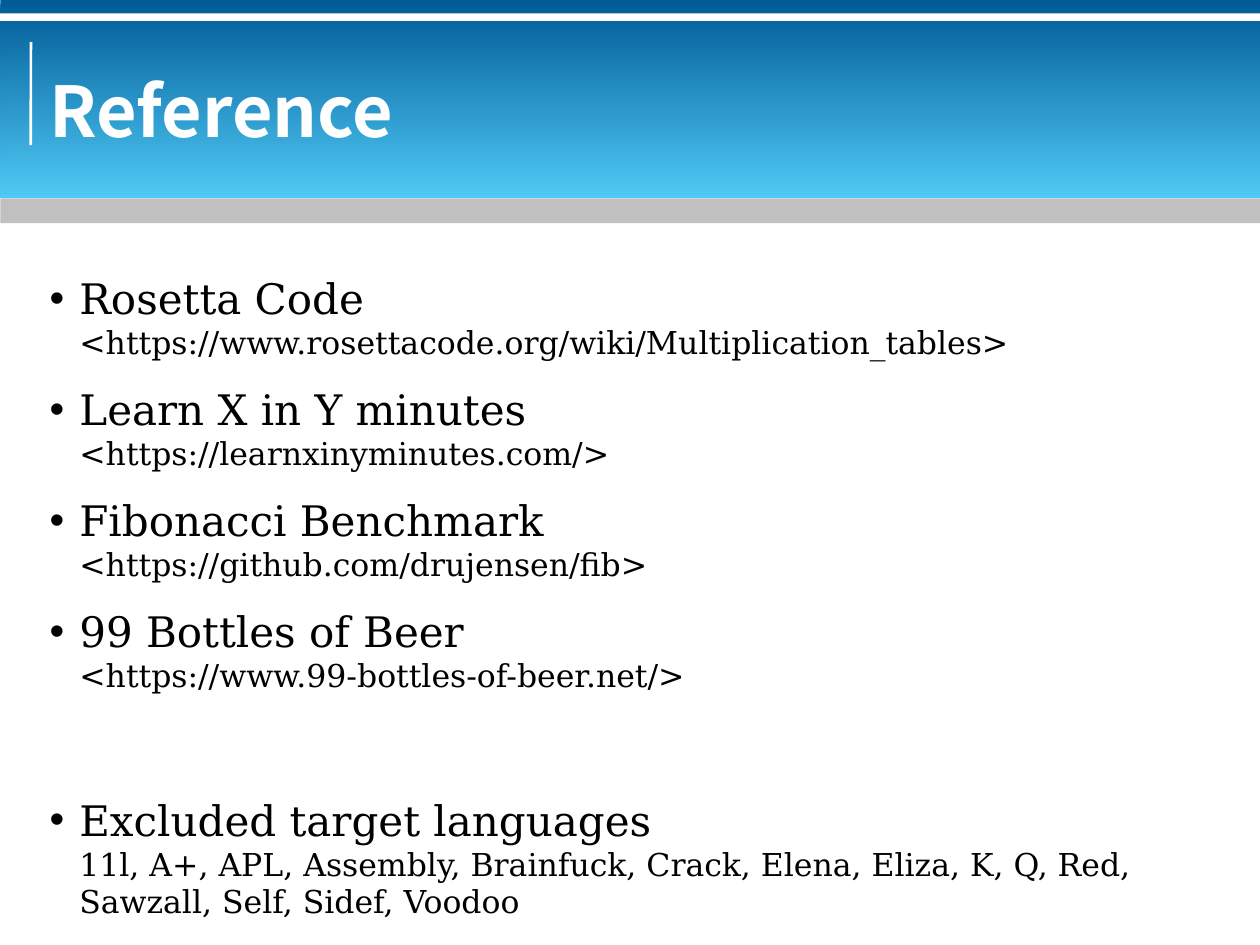
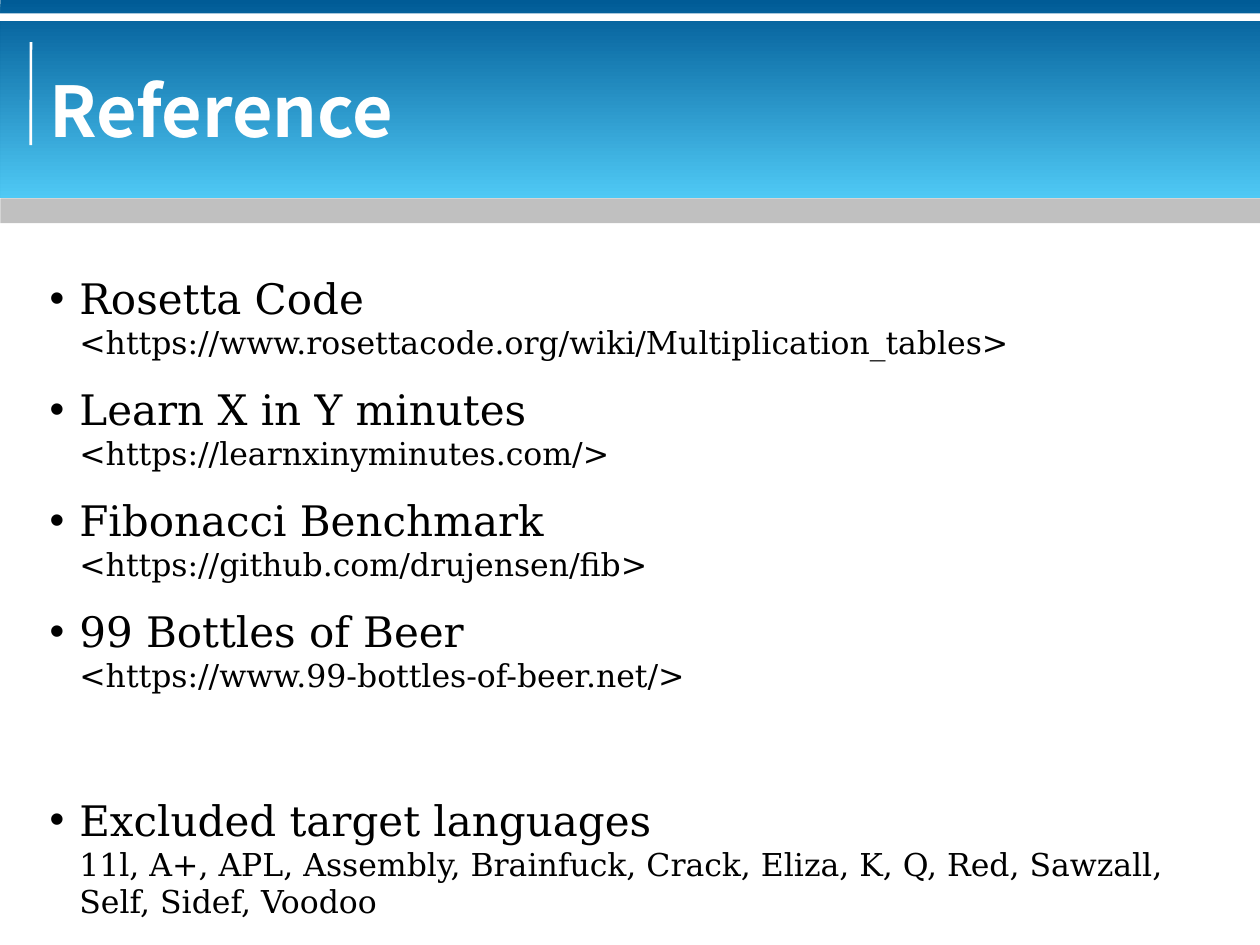
Before and after one commit to bluebat/.presentations, a slide deck: slide 91 of multiplication-table.odp (slide 89 before the commit). Drawn at 1260x945 pixels with LibreOffice and Linux fonts; fonts in the diff are those of the drawing; background and template pictures are left out. Boxes give left, top, right and bottom in pixels: in the first picture for what was removed or moved away, otherwise in the second. Text is boxed around its words. In the diff, an @@ line names an element or a change of style, - is before the commit and + after.

```diff
--- a/multiplication-table.odp
+++ b/multiplication-table.odp
@@ text at (79,852,1163,917): text changed @@
-11l, A+, APL, Assembly, Brainfuck, Crack, Elena, Eliza, K, Q, Red, Sawzall, Self, Sidef, Voodoo
+11l, A+, APL, Assembly, Brainfuck, Crack, Eliza, K, Q, Red, Sawzall, Self, Sidef, Voodoo
```
Also in this commit, not shown: 5 other slides changed, 2 slides added.
